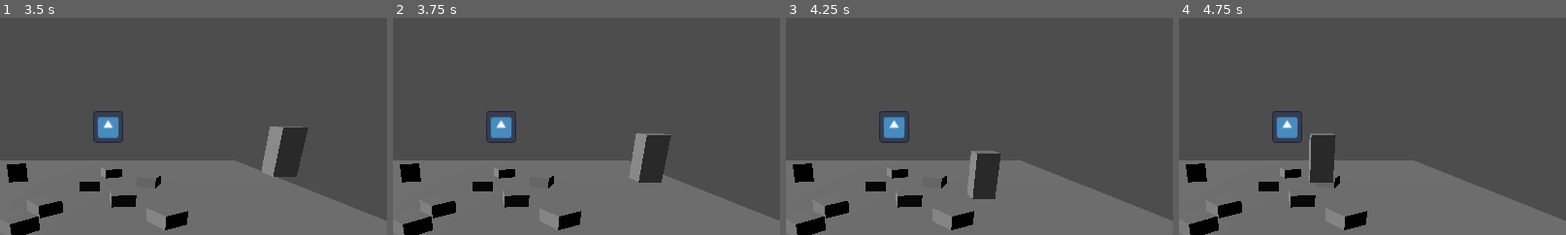
Above: before the commit, frames 1-4 (left to right).
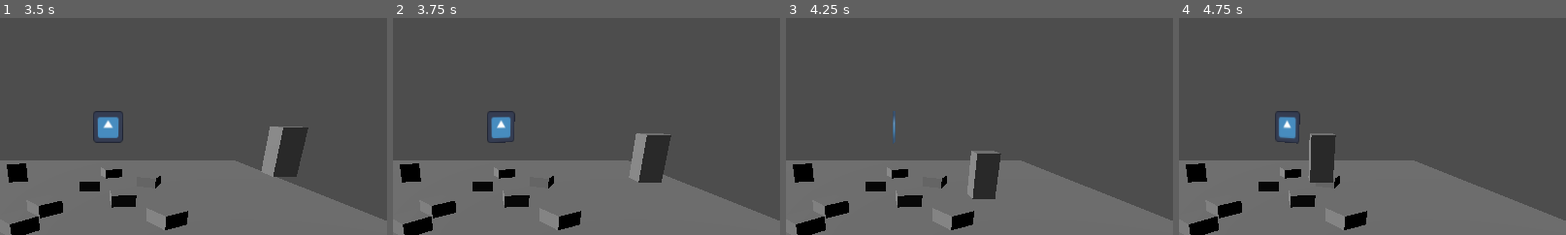
Above: after the commit, the same moments.

Repository: IsaiahMurray/3D-Platformer-Tutorial
Game: Godot game, scene res://scenes/level_1.tscn
Same seed, same stepped clock (60 frames per second), same inputs: the game is played once before the commit and once after it. The engine's default icon, where the game draws it, is replaced by a stand-in: a white triangle on a blue panel in a dark square.
Inputs:
- Up to frame 1 (3.5 s): tap Enter (ui_accept) at 0.5, 0.77, 1.52, 3.02 s; hold Right (ui_right) 0.53-1.28 s; hold Down (ui_down) 1.28-2.03 s; hold Right (ui_right) 2.03-2.78 s; hold Up (ui_up) from 2.78 s (still down)
- Up to frame 2 (3.75 s): release Up (ui_up) at 3.53 s; hold Left (ui_left) from 3.53 s (still down)
- Up to frame 3 (4.25 s): keep holding Left (ui_left); tap Enter (ui_accept) at 3.77 s
- Up to frame 4 (4.75 s): keep holding Left (ui_left); tap Enter (ui_accept) at 4.52 s
The pictures show only the part of the screen within x 36-86%, y 4-54%; the shares and areas given below are measured in that part.

Frame 1 is identical in both runs. In frame 2, 0.2% of the frame differs, in the area x 24-32%, y 42-58%; in frame 3, 0.8%; in frame 4, 0.3%.

Commit message:
Updated _process function to rotate the icon based on the speed variable

Diff:
--- a/3d-platformer-tutorial/scenes/icon.gd
+++ b/3d-platformer-tutorial/scenes/icon.gd
@@ -5,6 +5,7 @@
 var hearts = 2.5
 var SPEED = 2
 var x = coins / SPEED
+var key_collected = false
 
 # Called when the node enters the scene tree for the first time.
 func _ready() -> void:
@@ -13,4 +14,5 @@
 
 # Called every frame. 'delta' is the elapsed time since the previous frame.
 func _process(delta: float) -> void:
-	pass
+	if Input.is_action_pressed("ui_left"):
+		rotate_y(deg_to_rad(SPEED)) #takes in radians instead of degrees
